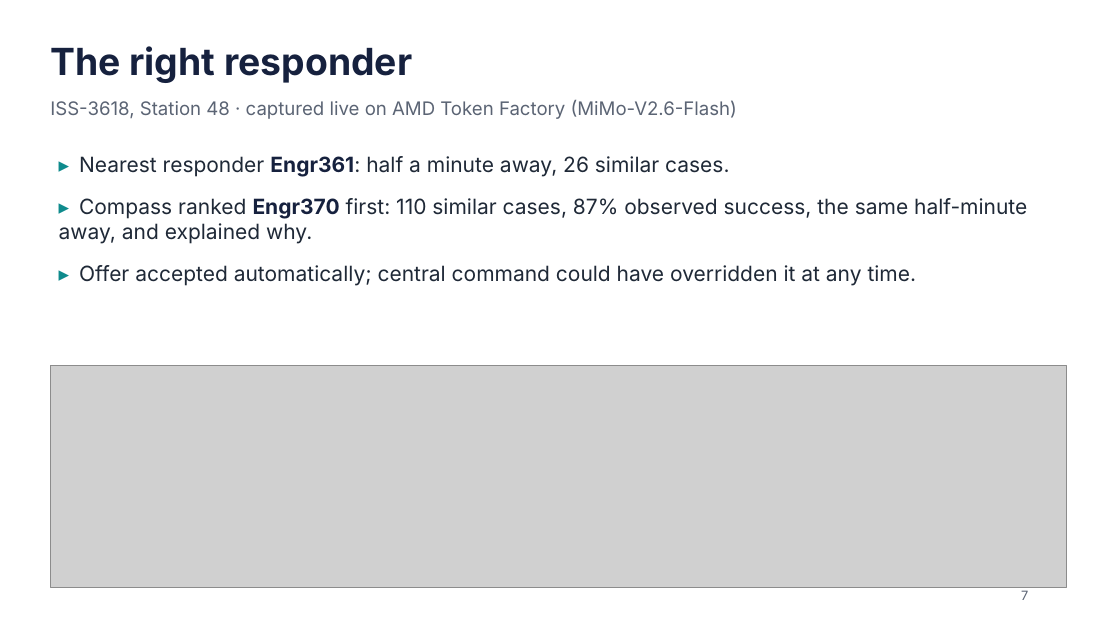
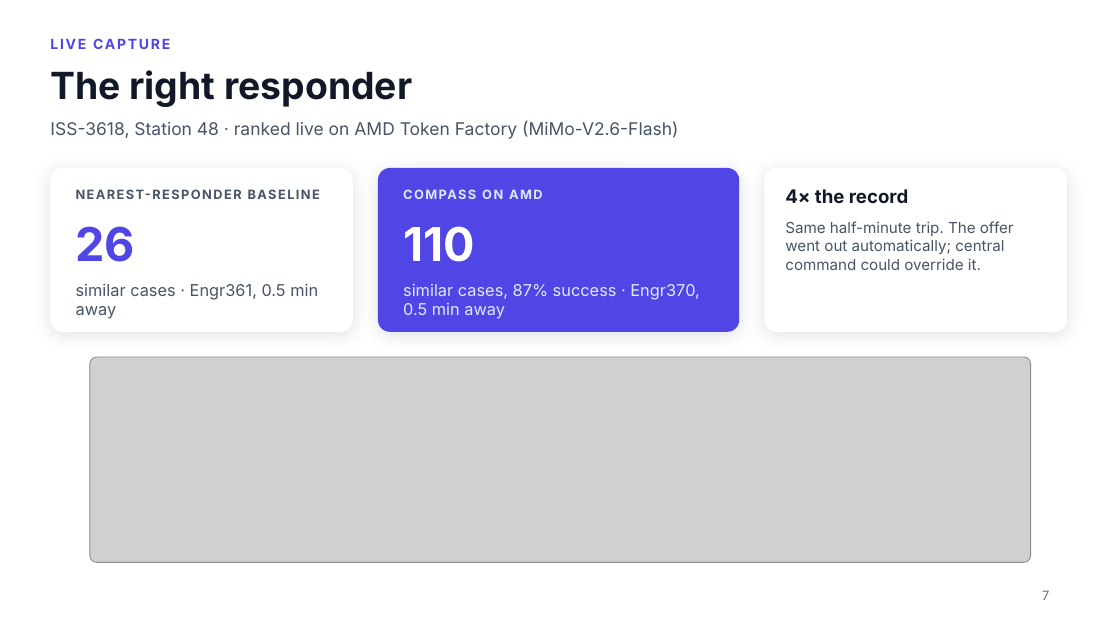
Before and after one commit to e8aura-makodev58/amd-compass, a slide deck: slide 7 of docs/submission/ResponseCompass-deck.pptx. Drawn at 1120x630 pixels with LibreOffice and Linux fonts; fonts in the diff are those of the drawing; grey boxes stand for pictures; background and template pictures are left out. Boxes give left, top, right and bottom in pixels: in the first picture for what was removed or moved away, otherwise in the second. Text is boxed around its words. In the diff, an @@ line names an element or a change of style, - is before the commit and + after.

```diff
--- a/docs/submission/ResponseCompass-deck.pptx
+++ b/docs/submission/ResponseCompass-deck.pptx
@@ text added at box(50, 35, 1067, 60), 12 pt, text #4F46E5, bold @@
+LIVE CAPTURE
@@ text "The right responder": place and size @@
-text "The right responder" at box(50, 46, 412, 83)
+text "The right responder" at box(50, 70, 412, 107)
@@ text "The right responder" at box(50, 70, 412, 107): text colour #16213E to #111827 @@
@@ text at box(50, 120, 678, 139): text changed; size 16 to 15 pt; text colour #5B6474 to #475467 @@
-ISS-3618, Station 48 · captured live on AMD Token Factory (MiMo-V2.6-Flash)
+ISS-3618, Station 48 · ranked live on AMD Token Factory (MiMo-V2.6-Flash)
@@ rounded rectangle added at box(50, 168, 353, 332), fill #FFFFFF @@
@@ text removed at box(59, 156, 1027, 286) @@
-▸ Nearest responder Engr361: half a minute away, 26 similar cases.
-▸ Compass ranked Engr370 first: 110 similar cases, 87% observed success, the same half-minute away, and explained why.
-▸ Offer accepted automatically; central command could have overridden it at any time.
@@ rounded rectangle added at box(378, 168, 739, 332), fill #4F46E5 @@
@@ rounded rectangle added at box(765, 168, 1067, 332), fill #FFFFFF @@
@@ text added at box(76, 187, 328, 212), 11 pt, text #475467, bold @@
+NEAREST-RESPONDER BASELINE
@@ text added at box(403, 187, 714, 212), 11 pt, text #E0E7FF, bold @@
+COMPASS ON AMD
@@ text added at box(785, 189, 908, 203), 16 pt, text #111827, bold @@
+4× the record
@@ text added at box(76, 226, 136, 262), 40 pt, text #4F46E5, bold @@
+26
@@ text added at box(403, 226, 475, 262), 40 pt, text #FFFFFF, bold @@
+110
@@ text added at box(785, 221, 1014, 270), 13 pt, text #475467 @@
+Same half-minute trip. The offer went out automatically; central command could override it.
@@ text added at box(76, 284, 318, 319), 14 pt, text #475467 @@
+similar cases · Engr361, 0.5 min away
@@ text added at box(403, 284, 699, 319), 14 pt, text #E0E7FF @@
+similar cases, 87% success · Engr370, 0.5 min away
@@ picture: place and size @@
-picture at box(50, 365, 1067, 587)
+picture at box(90, 357, 1031, 563)
@@ text "7": place and size @@
-text "7" at box(1021, 590, 1028, 600)
+text "7" at box(1042, 590, 1049, 600)
@@ text "7" at box(1042, 590, 1049, 600): text colour #5B6474 to #667085 @@
```
Also in this commit, not shown: 11 other slides changed, 2 slides added, 2 slides removed, 8 other files.
